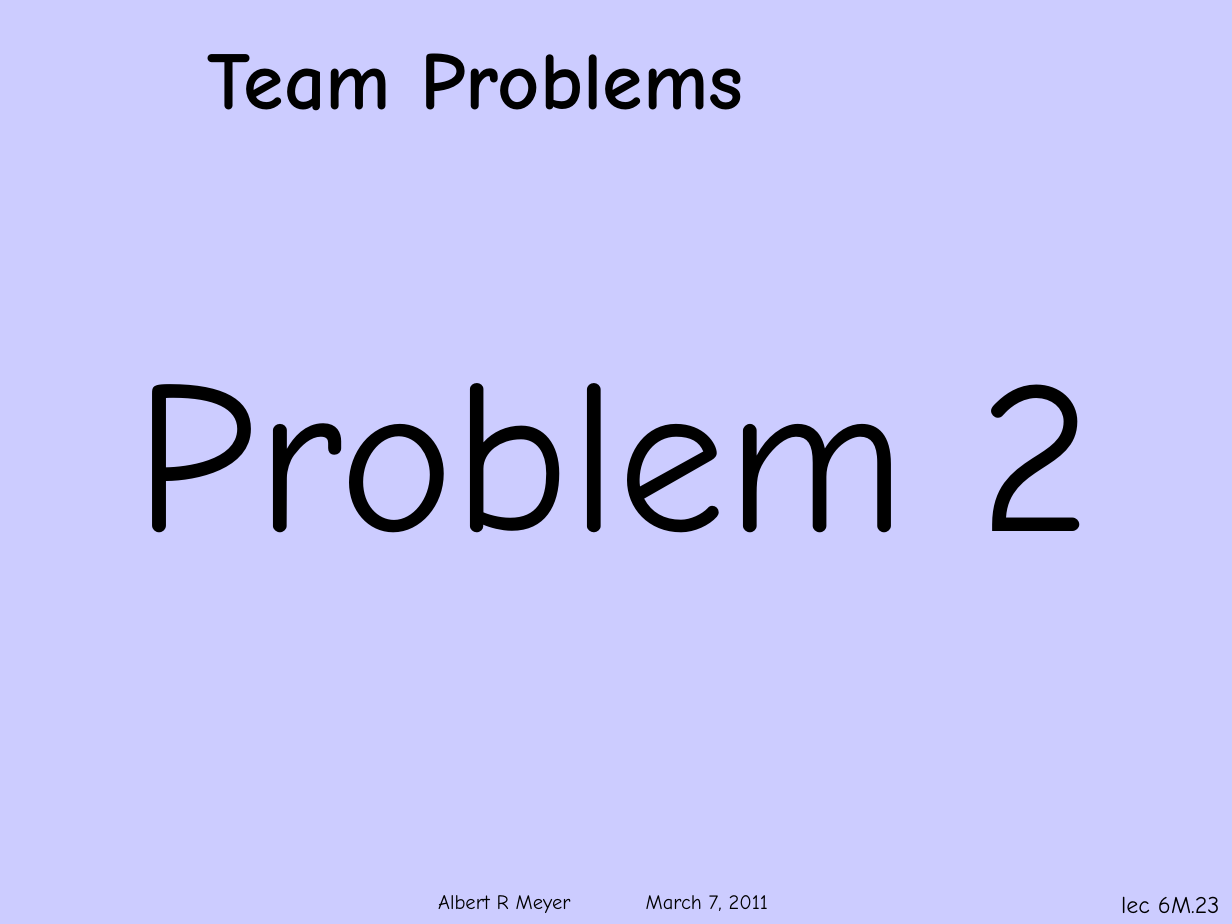
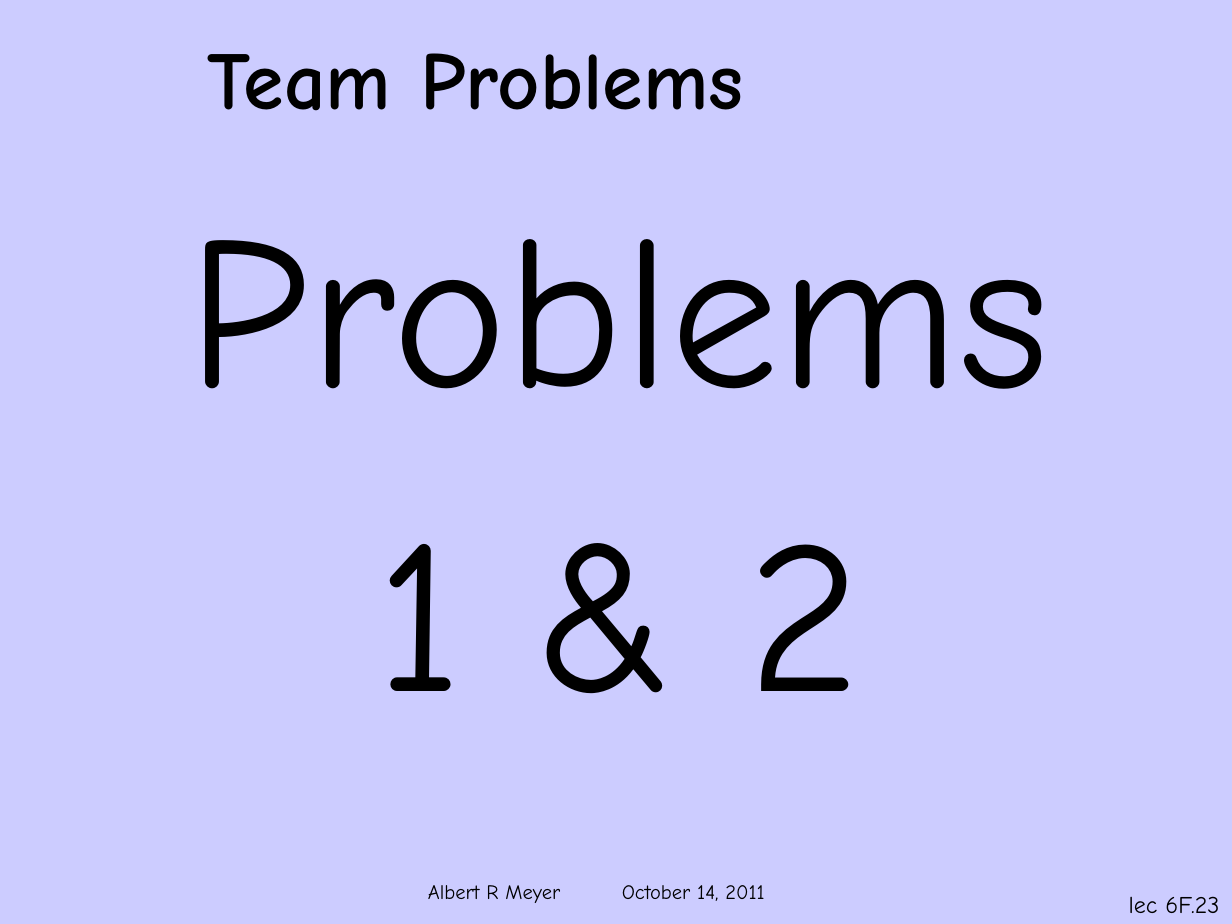
Before and after one commit to armeyer/mcs_web, a slide deck: slide 23 of fall11/slidesF11/slides6f.pptx. Drawn at 1232x924 pixels with LibreOffice and Linux fonts; fonts in the diff are those of the drawing; background and template pictures are left out. Boxes give left, top, right and bottom in pixels: in the first picture for what was removed or moved away, otherwise in the second. Text is boxed around its words. In the diff, an @@ line names an element or a change of style, - is before the commit and + after.

```diff
--- a/fall11/slidesF11/slides6f.pptx
+++ b/fall11/slidesF11/slides6f.pptx
@@ text at [188, 239, 1050, 691]: text changed @@
-Problem 2
+Problems
+1 & 2
@@ text at [428, 885, 764, 903]: text changed @@
-Albert R Meyer March 7, 2011
+Albert R Meyer October 14, 2011
@@ page number at [1129, 896, 1219, 913]: text changed @@
-lec 6M.23
+lec 6F.23
```
Also in this commit, not shown: 23 other slides changed, 1 other file.
